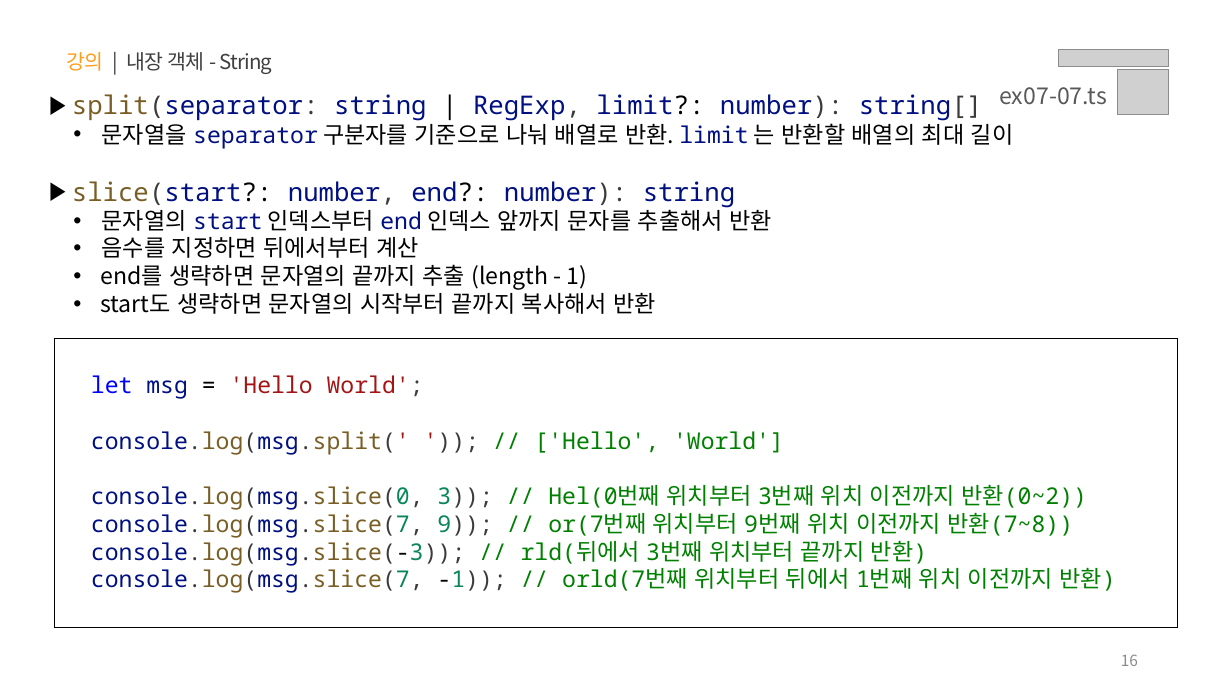
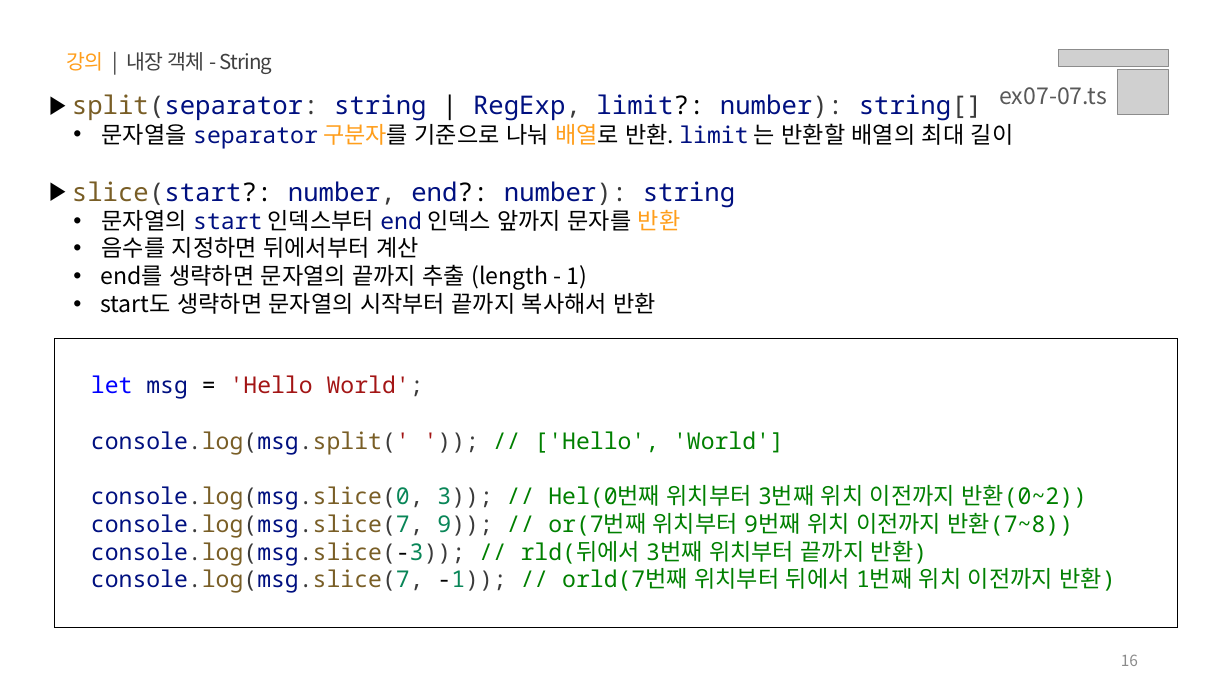
Before and after one commit to yebin-jeong/learn-js, a slide deck: slide 16 of PPT/07.자바스크립트 - 내장 함수.pptx. Drawn at 1232x693 pixels with LibreOffice and Linux fonts; fonts in the diff are those of the drawing; grey boxes stand for pictures. Boxes give left, top, right and bottom in pixels: in the first picture for what was removed or moved away, otherwise in the second. Text is boxed around its words. In the diff, an @@ line names an element or a change of style, - is before the commit and + after.

```diff
--- a/PPT/07.자바스크립트 - 내장 함수.pptx
+++ b/PPT/07.자바스크립트 - 내장 함수.pptx
@@ text at [102, 119, 1014, 148]: text colour #000000 to #FF9E1B in "구분자를 배열로" @@
@@ text at [102, 210, 681, 231]: text changed @@
-  • 문자열의 start 인덱스부터 end 인덱스 앞까지 문자를 추출해서 반환
+  • 문자열의 start 인덱스부터 end 인덱스 앞까지 문자를 반환
```
Also in this commit, not shown: 13 other slides changed.
